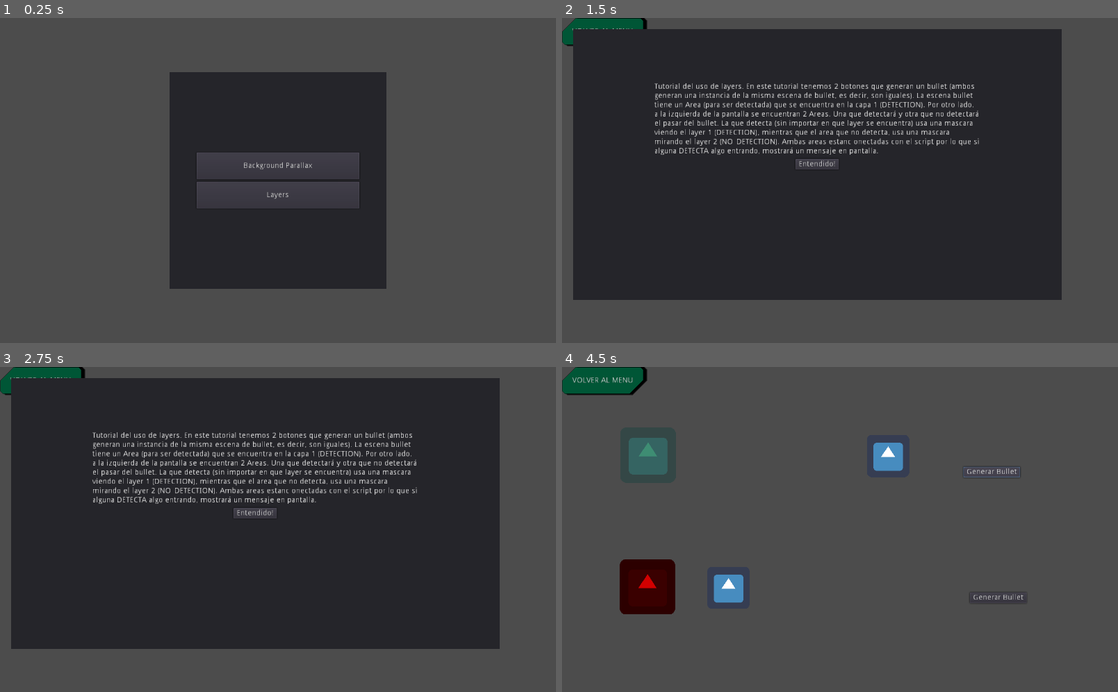
Above: before the commit, frames 1-4 (two rows, left to right).
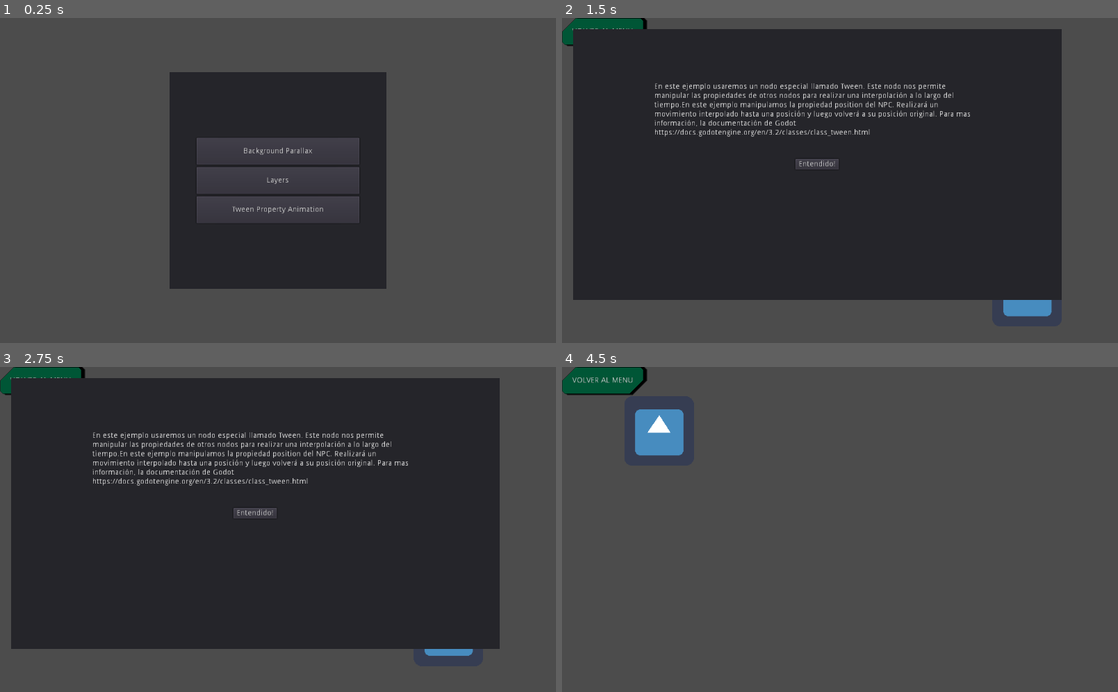
Above: after the commit, the same moments.

Repository: iabadie/prototipado-unpaz
Game: Godot game, scene res://Scenes/Base.tscn
Same seed, same stepped clock (60 frames per second), same inputs: the game is played once before the commit and once after it. The engine's default icon, where the game draws it, is replaced by a stand-in: a white triangle on a blue panel in a dark square.
Inputs (mouse positions are in pixels of both pictures, inside the frame that each line leads up to):
- Up to frame 1 (0.25 s): no input
- Up to frame 2 (1.5 s): click (840, 209) at 0.5 s, where only the run after the commit has a clickable "Tween Property Animation"; click (840, 196) at 1.25 s, where only the run before the commit has a clickable "Layers"
- Up to frame 3 (2.75 s): click (428, 471) at 2 s, where only the run before the commit has a clickable "Generar Bullet"
- Up to frame 4 (4.5 s): click "Entendido!" at 2.75 s; click (995, 597) at 3.5 s, where only the run before the commit has a clickable "Generar Bullet"; click (990, 471) at 4.25 s, where only the run before the commit has a clickable "Generar Bullet"

The runs differ from the first frame. In frame 1, 2.5% of the frame differs, in the area x 35-65%, y 36-64%; in frame 2, 4.0%; in frame 3, 3.8%; in frame 4, 4.3%, in the area x 10-83%, y 13-77%.

Commit message:
Agregado ejemplo de Tween

Diff:
--- /dev/null
+++ b/Ejemplos/Scenes/AnimationTween/AnimationTween.tscn
@@ -0,0 +1,12 @@
+[gd_scene load_steps=3 format=2]
+
+[ext_resource path="res://Scenes/AnimationTween/npm/NPC.tscn" type="PackedScene" id=1]
+[ext_resource path="res://Scenes/Instructions/Instructions.tscn" type="PackedScene" id=2]
+
+[node name="AnimationTween" type="Node2D"]
+
+[node name="NPC" parent="." instance=ExtResource( 1 )]
+position = Vector2( 161.435, 108.392 )
+
+[node name="Instructions" parent="." instance=ExtResource( 2 )]
+instructions = "En este ejemplo usaremos un nodo especial llamado Tween. Este nodo nos permite manipular las propiedades de otros nodos para realizar una interpolación a lo largo del tiempo.En este ejemplo manipulamos la propiedad ‘position’ del NPC. Realizará un movimiento interpolado hasta una posición y luego volverá a su posición original. Para mas información, la documentación de Godot https://docs.godotengine.org/en/3.2/classes/class_tween.html"
--- /dev/null
+++ b/Ejemplos/Scenes/AnimationTween/npm/NPC.gd
@@ -0,0 +1,25 @@
+extends Sprite
+
+var initialPosition
+
+func _ready():
+	initialPosition = true
+	# Llama a la función interpolate_position
+	interpolate_position()
+	pass
+
+
+func _on_Tween_tween_completed(object, key):
+	initialPosition = !initialPosition
+	interpolate_position()
+	pass
+
+# Esta función calcula la interpolación de la propiedad de un nodo
+# y ejecuta una transformación de dicha propiedad, en el tiempo.
+func interpolate_position():
+	if initialPosition:
+		$Tween.interpolate_property(self, "position", self.position, self.position + Vector2(700, 400), 1.5,Tween.TRANS_ELASTIC,Tween.EASE_OUT)
+	else:
+		$Tween.interpolate_property(self, "position", self.position, self.position + Vector2(-700, -400), 3,Tween.TRANS_CUBIC,Tween.EASE_IN_OUT)
+	$Tween.start()
+	# https://docs.godotengine.org/en/3.2/classes/class_tween.html
--- /dev/null
+++ b/Ejemplos/Scenes/AnimationTween/npm/NPC.tscn
@@ -0,0 +1,11 @@
+[gd_scene load_steps=3 format=2]
+
+[ext_resource path="res://Scenes/AnimationTween/npm/NPC.gd" type="Script" id=1]
+[ext_resource path="res://icon.png" type="Texture" id=2]
+
+[node name="NPC" type="Sprite"]
+texture = ExtResource( 2 )
+script = ExtResource( 1 )
+
+[node name="Tween" type="Tween" parent="."]
+[connection signal="tween_completed" from="Tween" to="." method="_on_Tween_tween_completed"]
--- a/Ejemplos/Scenes/Menu/Menu.tscn
+++ b/Ejemplos/Scenes/Menu/Menu.tscn
@@ -38,18 +38,24 @@
 
 [node name="BackgroundParallax" parent="Panel/VerticalContainer" instance=ExtResource( 1 )]
 margin_left = 50.0
-margin_top = 148.0
+margin_top = 121.0
 margin_right = 350.0
-margin_bottom = 198.0
-size_flags_horizontal = 4
+margin_bottom = 171.0
 text = "Background Parallax"
 scene = "res://Scenes/BackgroundParallax/BackgroundParallaxExample.tscn"
 
 [node name="Layers" parent="Panel/VerticalContainer" instance=ExtResource( 1 )]
 margin_left = 50.0
-margin_top = 202.0
+margin_top = 175.0
 margin_right = 350.0
-margin_bottom = 252.0
-size_flags_horizontal = 4
+margin_bottom = 225.0
 text = "Layers"
 scene = "res://Scenes/Layers/Layers.tscn"
+
+[node name="Tween" parent="Panel/VerticalContainer" instance=ExtResource( 1 )]
+margin_left = 50.0
+margin_top = 229.0
+margin_right = 350.0
+margin_bottom = 279.0
+text = "Tween Property Animation"
+scene = "res://Scenes/AnimationTween/AnimationTween.tscn"
--- a/Ejemplos/Scenes/Menu/components/MenuButton.tscn
+++ b/Ejemplos/Scenes/Menu/components/MenuButton.tscn
@@ -6,7 +6,7 @@
 margin_right = 300.0
 margin_bottom = 50.0
 rect_min_size = Vector2( 300, 50 )
-size_flags_horizontal = 0
+size_flags_horizontal = 4
 size_flags_vertical = 0
 script = ExtResource( 1 )
 __meta__ = {
